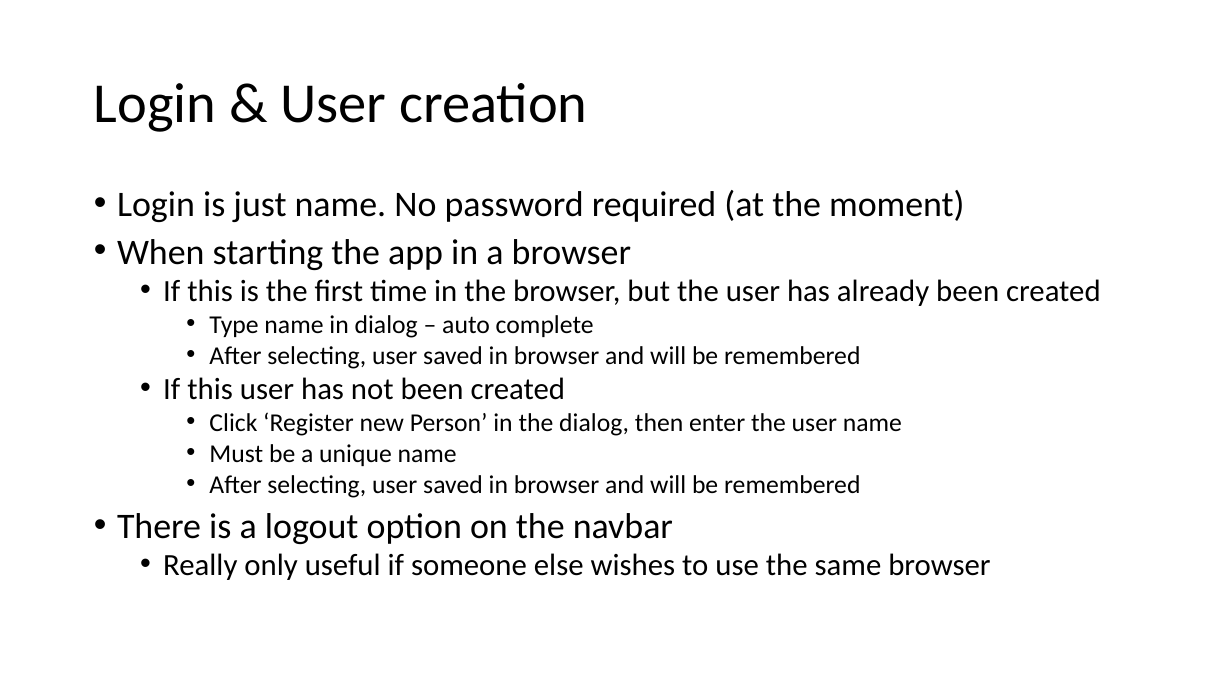
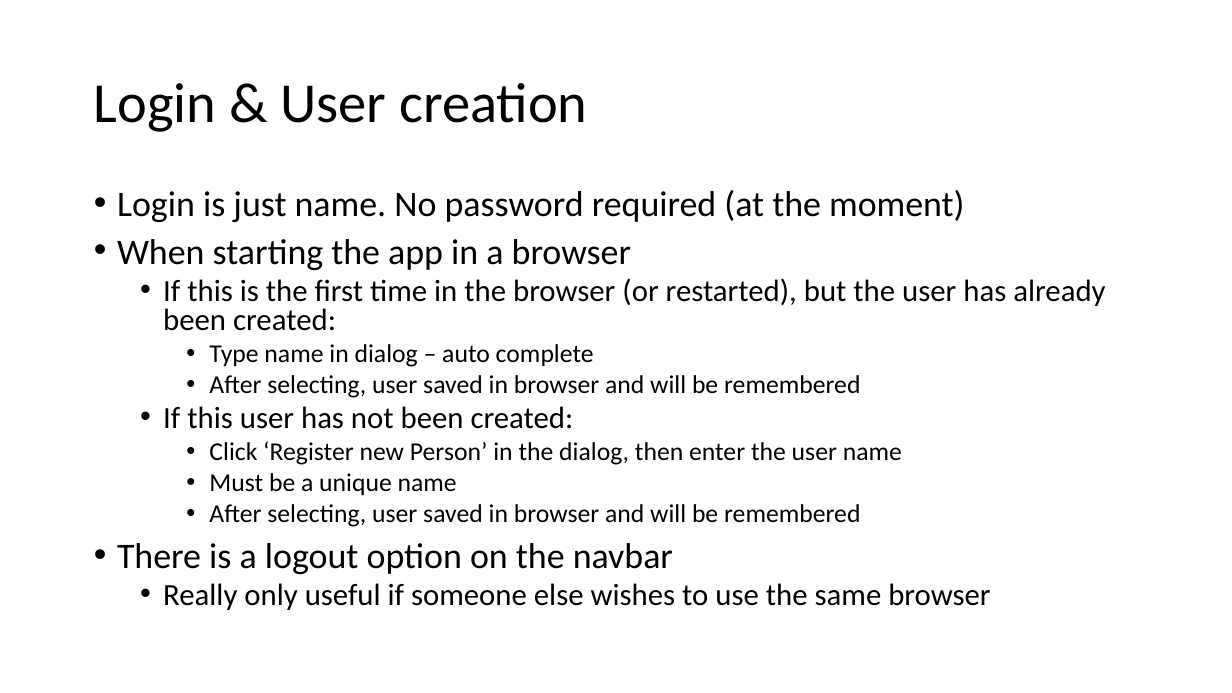
Before and after one commit to davidhay25/framingham, a slide deck: slide 3 of artifacts/conMan.pptx. Drawn at 1232x693 pixels with LibreOffice and Linux fonts; fonts in the diff are those of the drawing. Boxes give left, top, right and bottom in pixels: in the first picture for what was removed or moved away, otherwise in the second. Text is boxed around its words. In the diff, an @@ line names an element or a change of style, - is before the commit and + after.

```diff
--- a/artifacts/conMan.pptx
+++ b/artifacts/conMan.pptx
@@ text at (x1=163, y1=278, x2=1105, y2=331): text changed @@
-  • If this is the first time in the browser, but the user has already been created
+  • If this is the first time in the browser (or restarted), but the user has already been created:
@@ text at (x1=163, y1=406, x2=574, y2=429): text changed @@
-  • If this user has not been created
+  • If this user has not been created:
```
Also in this commit, not shown: 11 other slides changed, 8 slides added, 2 other files.
